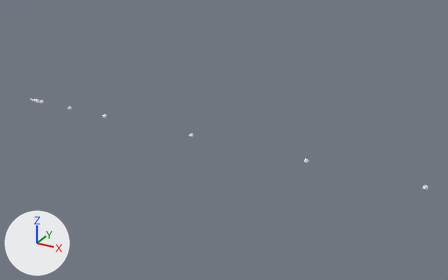
The Blender file blender/Solar System.blend: old version first, new version second.
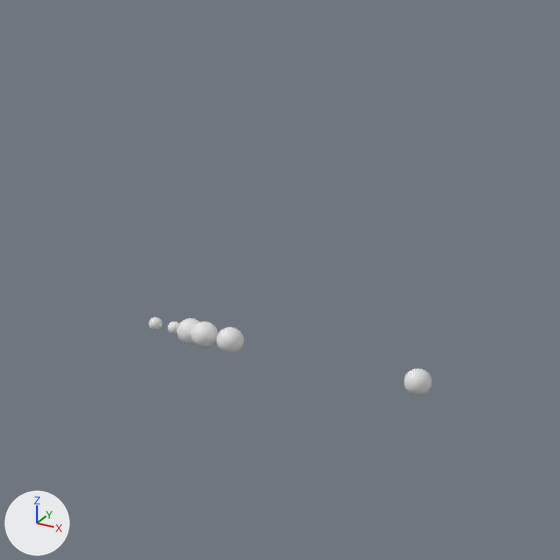
The first picture shows the older version from a 50 mm lens placed at (461.0, -429.0, 217.0), pointed at (219.0, 12.0, -3.0). The close-ups show the older and then the newer version on the part from 2% to 20% of the width and 18% to 48% of the height of that picture. Only the edits that show in the close-ups are written down. Arrows for +X, +Y and +Z are at lower left; the lights stay in place. Materials are left out; every surface is plain grey.

Names of what the first close-up shows: 'Jupiter', 'Mars', 'sun' and 3 more.
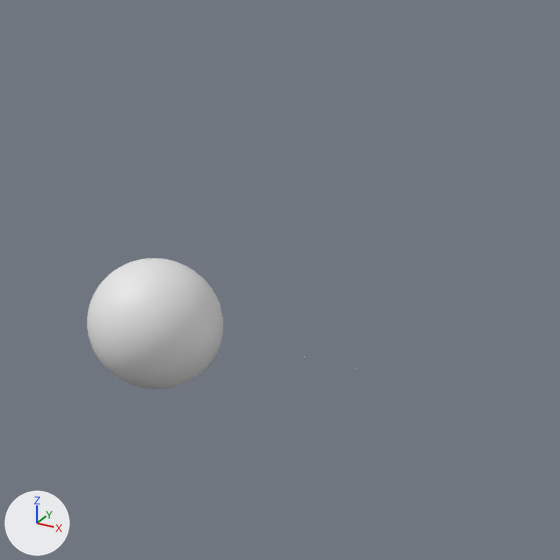
Patch to the scene script:
```diff
--- a/blender/Solar System.blend.py
+++ b/blender/Solar System.blend.py
@@ ob_sun @@
 ob_sun.location = (0.0, 0.0, 0.0)
+ob_sun.scale = (10.0, 10.0, 10.0)
@@ ob_mars @@
 ob_mars = bpy.data.objects.new('Mars', me_sphere_004)
-ob_mars.location = (15.2, 0.0, 0.0)
-ob_mars.scale = (2.0, 2.0, 2.0)
+ob_mars.location = (55.0, 0.0, 0.0)
+ob_mars.scale = (0.049, 0.049, 0.049)
@@ ob_jupiter @@
 ob_jupiter = bpy.data.objects.new('Jupiter', me_sphere_005)
-ob_jupiter.location = (52.0, 0.0, 0.0)
-ob_jupiter.scale = (2.0, 2.0, 2.0)
+ob_jupiter.location = (100.0, 0.0, 0.0)
```

What differs and where, as boxes [x1, y1, x2, y2] in the close-ups (560 x 560 px):
'sun', rescaled (879% wider, 843% taller): before [149, 317, 162, 330]; after [87, 258, 223, 389]
'Jupiter', moved, rescaled (not visible afterwards): before [404, 369, 432, 396]
'Mars', moved, rescaled (not visible afterwards): before [216, 327, 244, 354]
